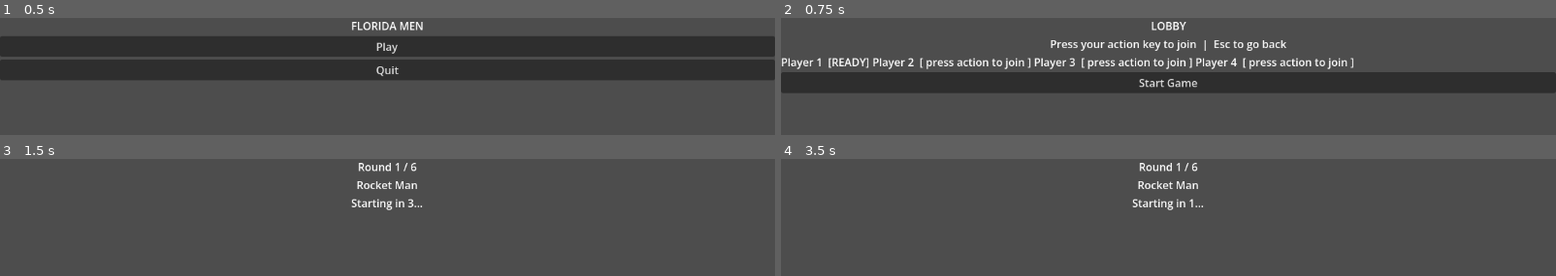
Above: before the commit, frames 1-4 (two rows, left to right).
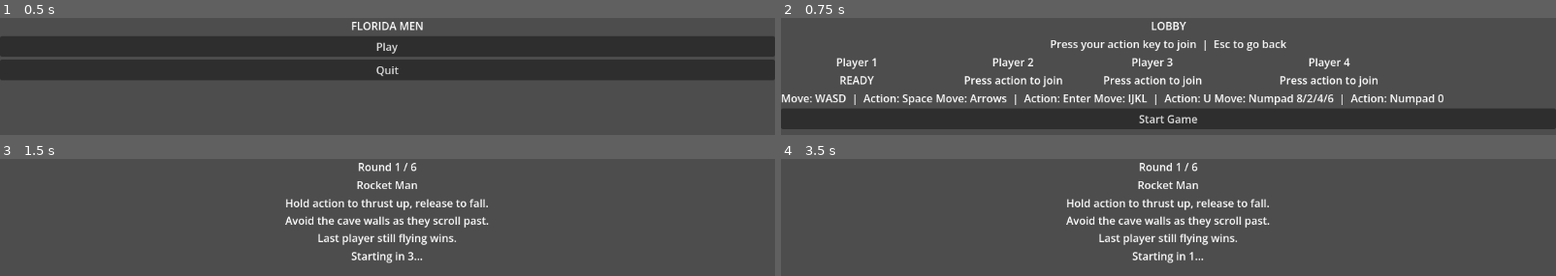
Above: after the commit, the same moments.

Repository: jraleman/florida_men
Game: Godot game, scene res://scenes/main_menu.tscn
Two runs of this game, one before a commit and one after it. Both use one fixed random seed, a clock stepped at 60 frames per second and the inputs below.
Inputs:
- Up to frame 1 (0.5 s): no input
- Up to frame 2 (0.75 s): click "Play" at 0.5 s
- Up to frame 3 (1.5 s): click "Start Game" at 1.25 s
- Up to frame 4 (3.5 s): tap Enter at 2, 2.1 s; hold D 2.03-2.78 s; tap Space at 2.27, 2.75, 3.02 s; hold S from 2.78 s (still down); tap I at 2.85 s

Frame 1 is identical in both runs. In frame 2, 40% of the frame differs, in the area x 0-100%, y 33-96%; in frame 3, 3.0%; in frame 4, 3.0%.

Commit message:
feat: improve menu and lobby flow

Diff:
--- a/project.godot
+++ b/project.godot
@@ -1,8 +1,16 @@
 ; Engine configuration file.
 ; It's best edited using the editor UI and not directly,
-; but the format is simple enough to allow for that.
+; since the parameters that go here are not all obvious.
+;
+; Format:
+;   [section] ; section goes between []
+;   param=value ; assign values to parameters
 
 config_version=5
+
+[animation]
+
+compatibility/default_parent_skeleton_in_mesh_instance_3d=true
 
 [application]
 
@@ -10,7 +18,7 @@
 config/description="Party game collection of Florida Man mini-games"
 config/version="0.1.0"
 run/main_scene="res://scenes/main_menu.tscn"
-config/features=PackedStringArray("4.3", "GL Compatibility")
+config/features=PackedStringArray("4.6", "GL Compatibility")
 
 [autoload]
 
--- a/scenes/lobby_screen.tscn
+++ b/scenes/lobby_screen.tscn
@@ -21,17 +21,61 @@
 
 [node name="PlayerSlots" type="HBoxContainer" parent="VBoxContainer"]
 
-[node name="Slot1" type="Label" parent="VBoxContainer/PlayerSlots"]
-text = "Player 1  [ press action to join ]"
+[node name="Slot1" type="VBoxContainer" parent="VBoxContainer/PlayerSlots"]
 
-[node name="Slot2" type="Label" parent="VBoxContainer/PlayerSlots"]
-text = "Player 2  [ press action to join ]"
+[node name="SlotName" type="Label" parent="VBoxContainer/PlayerSlots/Slot1"]
+text = "Player 1"
+horizontal_alignment = 1
 
-[node name="Slot3" type="Label" parent="VBoxContainer/PlayerSlots"]
-text = "Player 3  [ press action to join ]"
+[node name="SlotStatus" type="Label" parent="VBoxContainer/PlayerSlots/Slot1"]
+text = "Press action to join"
+horizontal_alignment = 1
 
-[node name="Slot4" type="Label" parent="VBoxContainer/PlayerSlots"]
-text = "Player 4  [ press action to join ]"
+[node name="SlotControls" type="Label" parent="VBoxContainer/PlayerSlots/Slot1"]
+text = "Move: WASD  |  Action: Space"
+horizontal_alignment = 1
+
+[node name="Slot2" type="VBoxContainer" parent="VBoxContainer/PlayerSlots"]
+
+[node name="SlotName" type="Label" parent="VBoxContainer/PlayerSlots/Slot2"]
+text = "Player 2"
+horizontal_alignment = 1
+
+[node name="SlotStatus" type="Label" parent="VBoxContainer/PlayerSlots/Slot2"]
+text = "Press action to join"
+horizontal_alignment = 1
+
+[node name="SlotControls" type="Label" parent="VBoxContainer/PlayerSlots/Slot2"]
+text = "Move: Arrows  |  Action: Enter"
+horizontal_alignment = 1
+
+[node name="Slot3" type="VBoxContainer" parent="VBoxContainer/PlayerSlots"]
+
+[node name="SlotName" type="Label" parent="VBoxContainer/PlayerSlots/Slot3"]
+text = "Player 3"
+horizontal_alignment = 1
+
+[node name="SlotStatus" type="Label" parent="VBoxContainer/PlayerSlots/Slot3"]
+text = "Press action to join"
+horizontal_alignment = 1
+
+[node name="SlotControls" type="Label" parent="VBoxContainer/PlayerSlots/Slot3"]
+text = "Move: IJKL  |  Action: U"
+horizontal_alignment = 1
+
+[node name="Slot4" type="VBoxContainer" parent="VBoxContainer/PlayerSlots"]
+
+[node name="SlotName" type="Label" parent="VBoxContainer/PlayerSlots/Slot4"]
+text = "Player 4"
+horizontal_alignment = 1
+
+[node name="SlotStatus" type="Label" parent="VBoxContainer/PlayerSlots/Slot4"]
+text = "Press action to join"
+horizontal_alignment = 1
+
+[node name="SlotControls" type="Label" parent="VBoxContainer/PlayerSlots/Slot4"]
+text = "Move: Numpad 8/2/4/6  |  Action: Numpad 0"
+horizontal_alignment = 1
 
 [node name="StartButton" type="Button" parent="VBoxContainer"]
 text = "Start Game"
--- a/scenes/mini_game_selector.tscn
+++ b/scenes/mini_game_selector.tscn
@@ -19,6 +19,11 @@
 text = "Mini Game"
 horizontal_alignment = 1
 
+[node name="RulesLabel" type="Label" parent="VBoxContainer"]
+text = ""
+horizontal_alignment = 1
+autowrap_mode = 3
+
 [node name="CountdownLabel" type="Label" parent="VBoxContainer"]
 text = "Starting in 3..."
 horizontal_alignment = 1
--- a/scenes/score_board.tscn
+++ b/scenes/score_board.tscn
@@ -15,6 +15,10 @@
 text = "Scores"
 horizontal_alignment = 1
 
+[node name="RoundWinnerLabel" type="Label" parent="VBoxContainer"]
+text = ""
+horizontal_alignment = 1
+
 [node name="ScoresContainer" type="VBoxContainer" parent="VBoxContainer"]
 
 [node name="ContinueButton" type="Button" parent="VBoxContainer"]
--- a/scripts/autoload/game_session.gd
+++ b/scripts/autoload/game_session.gd
@@ -13,11 +13,64 @@
 	"res://scenes/mini_games/python_hunt.tscn",
 ]
 
+const MINI_GAME_DATA := {
+	"res://scenes/mini_games/alligator_wrangler.tscn": {
+		"name": "Alligator Wrangler",
+		"rules": [
+			"Move your cursor onto the gator to wrangle it.",
+			"The gator speeds up after each wrangle.",
+			"First player to wrangle 3 times wins.",
+		]
+	},
+	"res://scenes/mini_games/lawnmower_race.tscn": {
+		"name": "Lawnmower Race",
+		"rules": [
+			"Race your lawnmower from start to finish.",
+			"Obstacles (mud, chickens, chairs) slow you down.",
+			"First to cross the finish line wins.",
+		]
+	},
+	"res://scenes/mini_games/hurricane_party.tscn": {
+		"name": "Hurricane Party",
+		"rules": [
+			"Move left and right to catch falling objects.",
+			"Party items: +1 pt  |  Debris: -1 pt",
+			"Highest score when the timer ends wins.",
+		]
+	},
+	"res://scenes/mini_games/rocket_man.tscn": {
+		"name": "Rocket Man",
+		"rules": [
+			"Hold action to thrust up, release to fall.",
+			"Avoid the cave walls as they scroll past.",
+			"Last player still flying wins.",
+		]
+	},
+	"res://scenes/mini_games/flamingo_fiasco.tscn": {
+		"name": "Flamingo Fiasco",
+		"rules": [
+			"Move into flamingos to tag them for a point.",
+			"Flamingos scatter when tagged.",
+			"Most tags when the timer ends wins.",
+		]
+	},
+	"res://scenes/mini_games/python_hunt.tscn": {
+		"name": "Python Hunt",
+		"rules": [
+			"Place traps on grid tiles.",
+			"Score a point when a python walks into your trap.",
+			"Pythons multiply over time — most points wins.",
+		]
+	},
+}
+
 var players: Array = []
 var scores: Dictionary = {}
 var round_number: int = 0
 var mini_game_order: Array = []
 var _mini_game_index: int = 0
+var last_round_winner_id: int = -1
+var last_round_points: Dictionary = {}
 
 func _ready() -> void:
 	_setup_input_actions()
@@ -65,12 +118,16 @@
 	round_number = 0
 	_mini_game_index = 0
 	mini_game_order.clear()
+	last_round_winner_id = -1
+	last_round_points.clear()
 
 func start_match() -> void:
 	round_number = 0
 	_mini_game_index = 0
 	mini_game_order = MINI_GAMES.duplicate()
 	mini_game_order.shuffle()
+	last_round_winner_id = -1
+	last_round_points.clear()
 	for p in players:
 		scores[p.id] = 0
 
@@ -78,14 +135,25 @@
 	return mini_game_order[_mini_game_index % mini_game_order.size()]
 
 func get_current_mini_game_name() -> String:
-	var path: String = get_current_mini_game_scene()
-	return path.get_file().get_basename().replace("_", " ").capitalize()
+	var path := get_current_mini_game_scene()
+	var data: Dictionary = MINI_GAME_DATA.get(path, {})
+	return data.get("name", path.get_file().get_basename().replace("_", " ").capitalize())
+
+func get_current_mini_game_rules() -> Array:
+	var path := get_current_mini_game_scene()
+	var data: Dictionary = MINI_GAME_DATA.get(path, {})
+	return data.get("rules", [])
 
 func apply_results(results: Array) -> void:
 	# results: Array of {player_id, placement} where placement 0 = first place
+	last_round_points.clear()
+	last_round_winner_id = -1
 	for entry in results:
 		var pts: int = PLACEMENT_POINTS[mini(entry.placement, PLACEMENT_POINTS.size() - 1)]
+		last_round_points[entry.player_id] = pts
 		scores[entry.player_id] += pts
+		if entry.placement == 0:
+			last_round_winner_id = entry.player_id
 	_mini_game_index += 1
 	round_number += 1
 
@@ -99,5 +167,13 @@
 	result.sort_custom(func(a, b): return a.score > b.score)
 	return result
 
+func get_last_round_winner_name() -> String:
+	if last_round_winner_id == -1:
+		return ""
+	for p in players:
+		if p.id == last_round_winner_id:
+			return p.name
+	return ""
+
 func go_to(scene_path: String) -> void:
 	get_tree().change_scene_to_file(scene_path)
--- a/scripts/lobby_screen.gd
+++ b/scripts/lobby_screen.gd
@@ -1,20 +1,27 @@
 extends Control
 
-@onready var slot_labels: Array = []
 @onready var start_button: Button = $VBoxContainer/StartButton
 
-const SLOT_PATHS := [
-	"VBoxContainer/PlayerSlots/Slot1",
-	"VBoxContainer/PlayerSlots/Slot2",
-	"VBoxContainer/PlayerSlots/Slot3",
-	"VBoxContainer/PlayerSlots/Slot4",
+const SLOT_STATUS_PATHS := [
+	"VBoxContainer/PlayerSlots/Slot1/SlotStatus",
+	"VBoxContainer/PlayerSlots/Slot2/SlotStatus",
+	"VBoxContainer/PlayerSlots/Slot3/SlotStatus",
+	"VBoxContainer/PlayerSlots/Slot4/SlotStatus",
 ]
 
+const PLAYER_CONTROLS := [
+	"Move: WASD  |  Action: Space",
+	"Move: Arrows  |  Action: Enter",
+	"Move: IJKL  |  Action: U",
+	"Move: Numpad 8/2/4/6  |  Action: Numpad 0",
+]
+
+var _status_labels: Array = []
+
 func _ready() -> void:
-	for path in SLOT_PATHS:
-		slot_labels.append(get_node(path) as Label)
+	for path in SLOT_STATUS_PATHS:
+		_status_labels.append(get_node(path) as Label)
 	start_button.pressed.connect(_on_start_pressed)
-	# Player 1 is always in as host
 	GameSession.add_player(0)
 	_refresh_slots()
 
@@ -27,7 +34,7 @@
 
 func _toggle_player(player_id: int) -> void:
 	if player_id == 0:
-		return  # player 1 (host) cannot leave the lobby
+		return  # player 1 (host) cannot leave
 	var already_joined := false
 	for p in GameSession.players:
 		if p.id == player_id:
@@ -45,9 +52,9 @@
 		joined_ids.append(p.id)
 	for i in GameSession.MAX_PLAYERS:
 		if i in joined_ids:
-			slot_labels[i].text = "Player %d  [READY]" % (i + 1)
+			_status_labels[i].text = "READY"
 		else:
-			slot_labels[i].text = "Player %d  [ press action to join ]" % (i + 1)
+			_status_labels[i].text = "Press action to join"
 	start_button.disabled = GameSession.players.size() < 1
 
 func _on_start_pressed() -> void:
--- a/scripts/mini_game_selector.gd
+++ b/scripts/mini_game_selector.gd
@@ -2,6 +2,7 @@
 
 @onready var round_label: Label = $VBoxContainer/RoundLabel
 @onready var game_name_label: Label = $VBoxContainer/GameNameLabel
+@onready var rules_label: Label = $VBoxContainer/RulesLabel
 @onready var countdown_label: Label = $VBoxContainer/CountdownLabel
 
 var _countdown: float = 3.0
@@ -9,6 +10,7 @@
 func _ready() -> void:
 	round_label.text = "Round %d / %d" % [GameSession.round_number + 1, GameSession.ROUNDS_PER_MATCH]
 	game_name_label.text = GameSession.get_current_mini_game_name()
+	rules_label.text = "\n".join(GameSession.get_current_mini_game_rules())
 
 func _process(delta: float) -> void:
 	_countdown -= delta
--- a/scripts/score_board.gd
+++ b/scripts/score_board.gd
@@ -1,8 +1,11 @@
 extends Control
 
 @onready var title_label: Label = $VBoxContainer/TitleLabel
+@onready var round_winner_label: Label = $VBoxContainer/RoundWinnerLabel
 @onready var scores_container: VBoxContainer = $VBoxContainer/ScoresContainer
 @onready var continue_button: Button = $VBoxContainer/ContinueButton
+
+const PLACEMENT_LABELS := ["1st", "2nd", "3rd", "4th"]
 
 func _ready() -> void:
 	continue_button.pressed.connect(_on_continue_pressed)
@@ -11,9 +14,12 @@
 func _display_scores() -> void:
 	if GameSession.is_match_over():
 		title_label.text = "MATCH OVER!"
+		round_winner_label.text = "Winner: %s" % GameSession.get_last_round_winner_name()
 		continue_button.text = "Back to Menu"
 	else:
 		title_label.text = "Round %d Results" % GameSession.round_number
+		var winner := GameSession.get_last_round_winner_name()
+		round_winner_label.text = "%s wins this round!" % winner if winner else ""
 		continue_button.text = "Next Round"
 
 	for child in scores_container.get_children():
@@ -22,11 +28,13 @@
 	var sorted := GameSession.get_sorted_scores()
 	for i in sorted.size():
 		var entry: Dictionary = sorted[i]
+		var pts_earned: int = GameSession.last_round_points.get(entry.id, 0)
+		var placement: String = PLACEMENT_LABELS[mini(i, PLACEMENT_LABELS.size() - 1)]
+		var match_winner_tag := "  [MATCH WINNER]" if (i == 0 and GameSession.is_match_over()) else ""
 		var label := Label.new()
-		var prefix := ""
-		if i == 0 and GameSession.is_match_over():
-			prefix = "[WINNER] "
-		label.text = "%s%s — %d pts" % [prefix, entry.name, entry.score]
+		label.text = "%s  %s  +%d pts  (total: %d)%s" % [
+			placement, entry.name, pts_earned, entry.score, match_winner_tag
+		]
 		label.horizontal_alignment = HORIZONTAL_ALIGNMENT_CENTER
 		scores_container.add_child(label)
 
